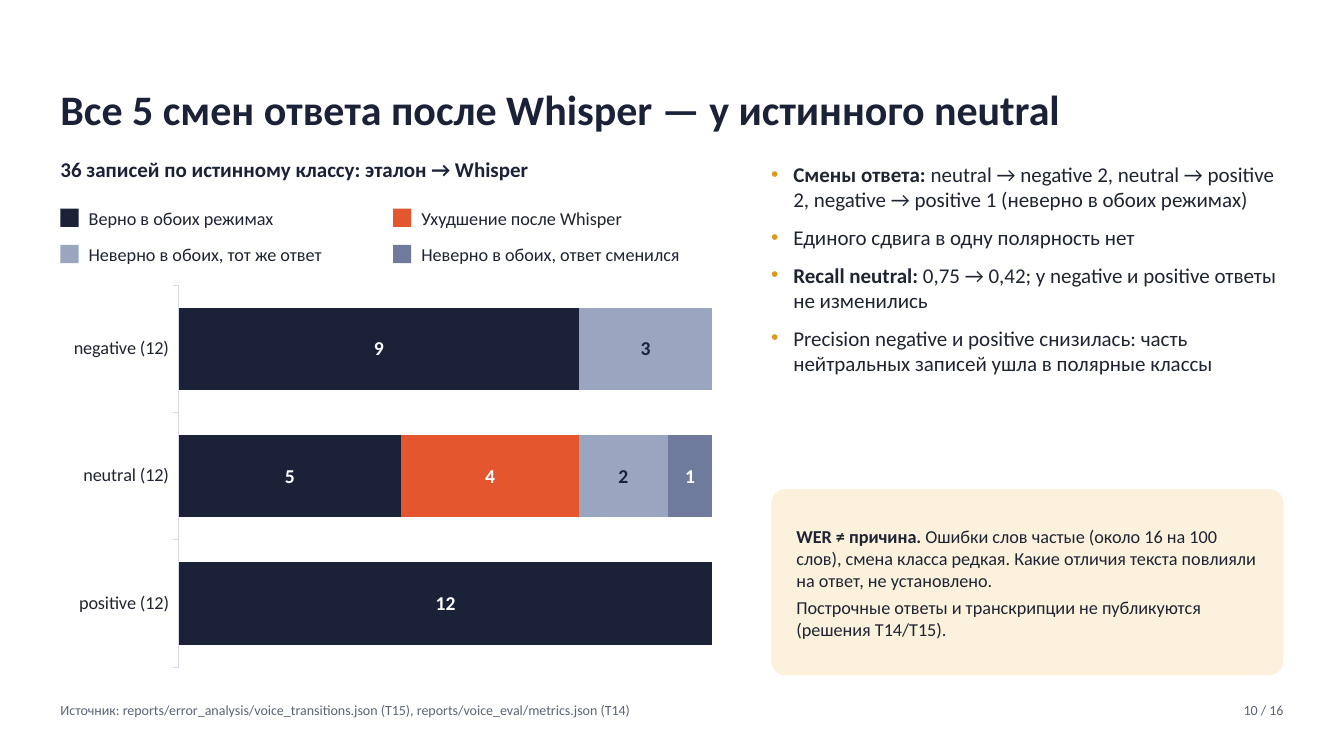
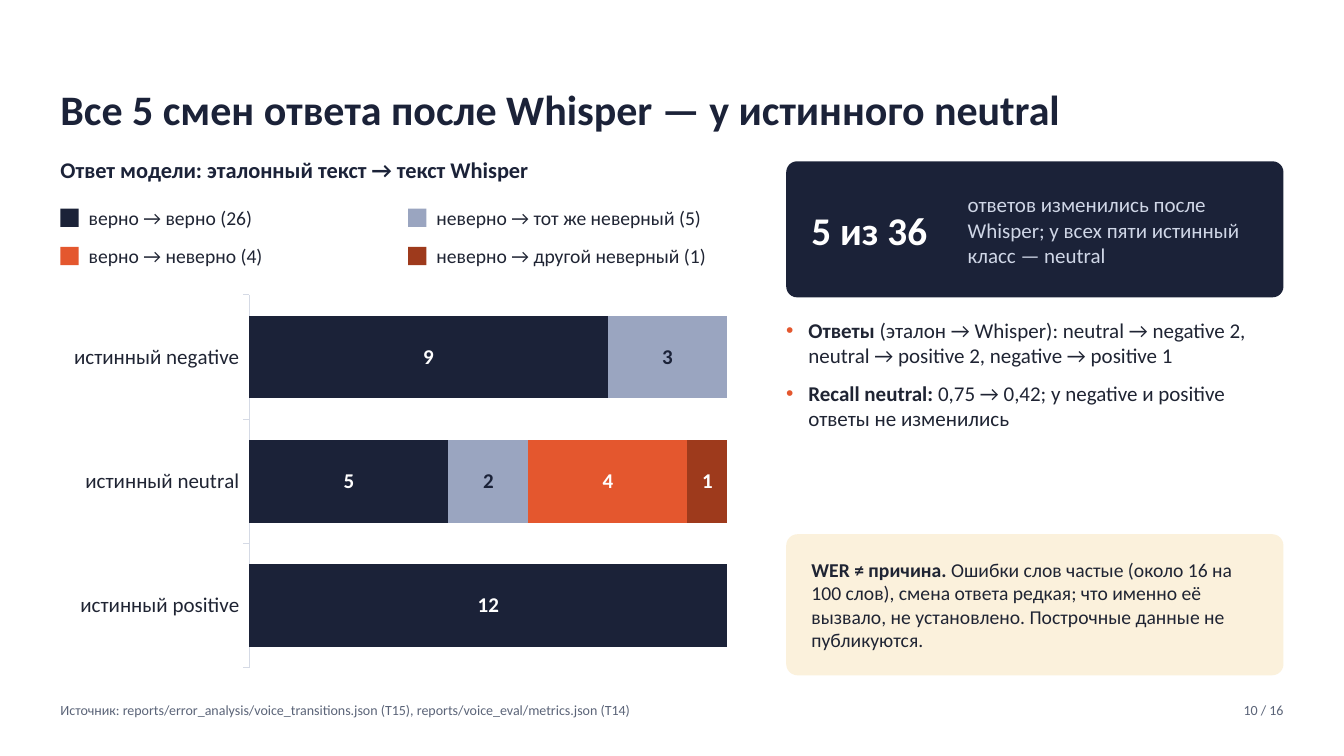
Before and after one commit to ksdergach/ru-review-sentiment-bot, a slide deck: slide 10 of docs/defense/T18_presentation.pptx. Drawn at 1344x756 pixels with LibreOffice and Linux fonts; fonts in the diff are those of the drawing. Boxes give left, top, right and bottom in pixels: in the first picture for what was removed or moved away, otherwise in the second. Text is boxed around its words. In the diff, an @@ line names an element or a change of style, - is before the commit and + after.

```diff
--- a/docs/defense/T18_presentation.pptx
+++ b/docs/defense/T18_presentation.pptx
@@ text at bbox=[60, 162, 528, 182]: text changed; size 15 to 16 pt @@
-36 записей по истинному классу: эталон → Whisper
+Ответ модели: эталонный текст → текст Whisper
@@ rounded rectangle added at bbox=[786, 161, 1284, 297], fill #1B2238 @@
@@ rectangle: place and size @@
-rectangle at bbox=[393, 209, 411, 227]
+rectangle at bbox=[408, 209, 426, 227]
@@ rectangle at bbox=[408, 209, 426, 227]: fill #E4572E to #9AA5C0 @@
@@ text added at bbox=[968, 202, 1239, 263], 15 pt, text #CFD6E6 @@
+ответов изменились после Whisper; у всех пяти истинный класс — neutral
@@ text at bbox=[89, 211, 252, 228]: text changed; size 13 to 14 pt @@
-Верно в обоих режимах
+верно → верно (26)
@@ text at bbox=[436, 211, 701, 228]: text changed; size 13 to 14 pt @@
-Ухудшение после Whisper
+неверно → тот же неверный (5)
@@ text added at bbox=[811, 218, 927, 246], 28 pt, text #FFFFFF, bold @@
+5 из 36
@@ rectangle at bbox=[60, 247, 79, 265]: fill #9AA5C0 to #E4572E @@
@@ text at bbox=[89, 249, 263, 266]: text changed; size 13 to 14 pt @@
-Неверно в обоих, тот же ответ
+верно → неверно (4)
@@ rectangle: place and size @@
-rectangle at bbox=[393, 245, 411, 263]
+rectangle at bbox=[408, 247, 426, 265]
@@ rectangle at bbox=[408, 247, 426, 265]: fill #6F7B9C to #9E3A1C @@
@@ text at bbox=[436, 249, 706, 267]: text changed; size 13 to 14 pt @@
-Неверно в обоих, ответ сменился
+неверно → другой неверный (1)
@@ bar stacked chart at bbox=[60, 287, 741, 676] @@
-categories: negative (12), neutral (12), positive (12)
+categories: истинный negative, истинный neutral, истинный positive
-Series 2: 0, 33, 0
+Series 2: 25, 17, 0
@@ colour of Series 2 #E4572E to #9AA5C0 @@
@@ data labels of Series 2 added @@
-Series 3: 25, 17, 0
+Series 3: 0, 33, 0
@@ colour of Series 3 #9AA5C0 to #E4572E @@
@@ data labels of Series 3 added @@
@@ colour of Series 4 #6F7B9C to #9E3A1C @@
@@ category axis changed @@
@@ bar spacing changed @@
@@ lettering changed @@
@@ bar stacked chart: place and size @@
-bar stacked chart at bbox=[60, 277, 726, 676]
+bar stacked chart at bbox=[60, 287, 741, 676]
@@ text "Ответы (эталон → Whisper): neutral ...": place and size @@
-text "Ответы (эталон → Whisper): neutral ..." at bbox=[793, 167, 1277, 375]
+text "Ответы (эталон → Whisper): neutral ..." at bbox=[808, 323, 1246, 426]
@@ text at bbox=[808, 323, 1246, 367]: text changed @@
-• Смены ответа: neutral → negative 2, neutral → positive 2, negative → positive 1 (неверно в обоих режимах)
-• Единого сдвига в одну полярность нет
+• Ответы (эталон → Whisper): neutral → negative 2, neutral → positive 2, negative → positive 1
@@ text at bbox=[793, 331, 1212, 375]: paragraph removed @@
-• Precision negative и positive снизилась: часть нейтральных записей ушла в полярные классы
@@ text at bbox=[808, 386, 1225, 426]: bullet colour #D99A1E to #E4572E @@
@@ rounded rectangle: place and size @@
-rounded rectangle at bbox=[771, 489, 1284, 676]
+rounded rectangle at bbox=[786, 534, 1284, 676]
@@ text at bbox=[811, 563, 1232, 650]: text changed; size 13 to 14 pt @@
-WER ≠ причина. Ошибки слов частые (около 16 на 100 слов), смена класса редкая. Какие отличия текста повлияли на ответ, не установлено.
-Построчные ответы и транскрипции не публикуются (решения T14/T15).
+WER ≠ причина. Ошибки слов частые (около 16 на 100 слов), смена ответа редкая; что именно её вызвало, не установлено. Построчные данные не публикуются.
```
Also in this commit, not shown: 5 other slides changed, 4 other files.
